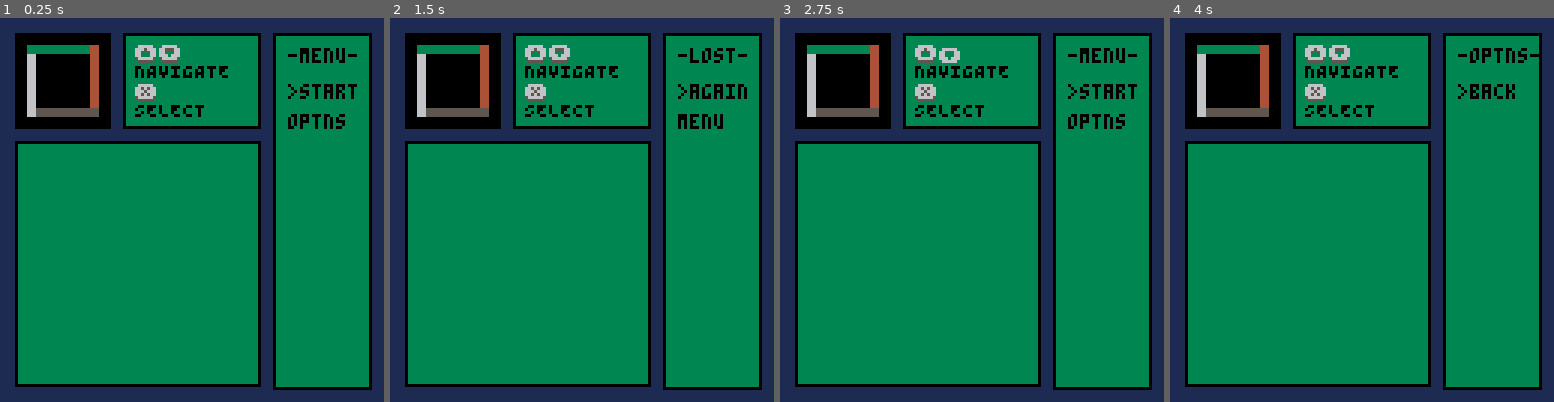
Above: before the commit, frames 1-4 (left to right).
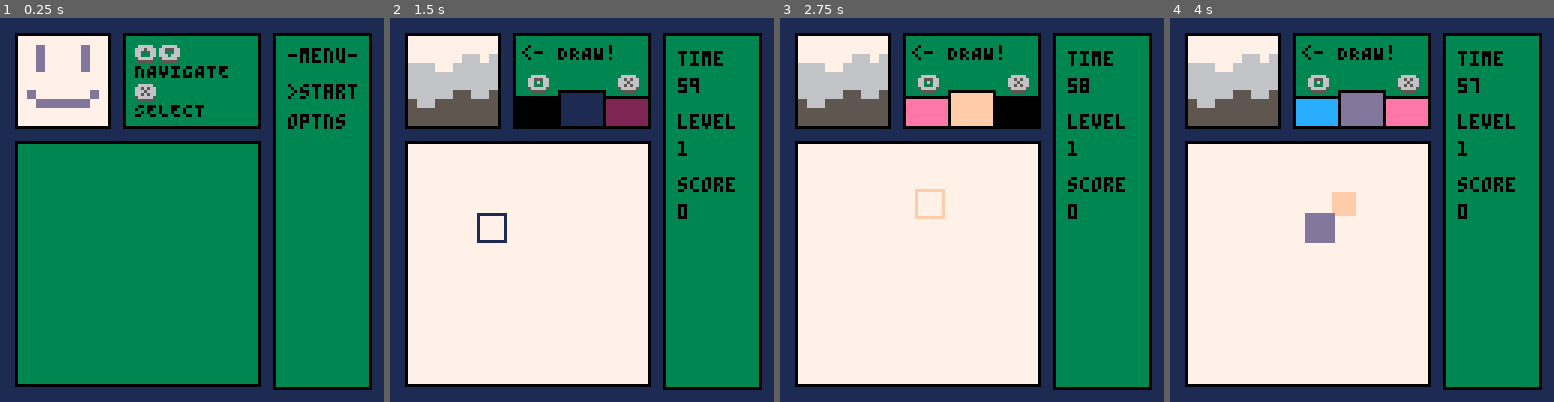
Above: after the commit, the same moments.

Repository: appellatebaton0/siege-6
Game: PICO-8 cartridge siege6.p8
The game is run twice, just before and just after one commit, with the same random seed, the same clock (stepped at 60 frames per second) and the same inputs.
Inputs:
- Up to frame 1 (0.25 s): no input
- Up to frame 2 (1.5 s): tap X (X key) at 0.33, 1.07 s; tap O (Z key) at 0.7 s
- Up to frame 3 (2.75 s): hold Right 1.6-2.1 s; tap O (Z key) at 1.7, 2.1, 2.5 s; tap X (X key) at 1.85 s; hold Up 2.15-2.42 s; hold Right from 2.47 s (still down)
- Up to frame 4 (4 s): tap O (Z key) at 2.9, 3.3, 3.7 s; tap X (X key) at 2.97 s; release Right at 3.03 s; hold Left 3.08-3.58 s; hold Down 3.63-3.97 s

The runs differ from the first frame. In frame 1, 5.5% of the frame differs, in the area x 4-29%, y 4-29%; in frame 2, 49%; in frame 3, 50%; in frame 4, 50%, in the area x 4-97%, y 4-96%.

Commit message:
v0.17 - Drawings
Imported 7 drawings I made in a separate program - time spent making that program not tracked because I tracked it for Dummies.

Diff:
--- a/siege6.lua
+++ b/siege6.lua
@@ -29,7 +29,7 @@
     draw_time = 0.0,
 
     // A table of all the time values for each level. Lookup table of the log function time = 30 - log10(i)
-    time_table = {0,55,53,51,50,48,47,46,46,45,44,44,43,43 …(257 unchanged characters)…
+    time_table = {60,55,53,51,50,48,47,46,46,45,44,44,43,43 …(257 unchanged characters)…
 
     _init=function (this)
         this.in_menu = true
@@ -116,29 +116,90 @@
 
     canvas_options = {
         {
-            {0,0,0,0,0,0,0,0,0,0},
-            {0,3,6,6,6,6,6,6,6,0},
-            {0,3,0,0,0,0,0,0,5,0},
-            {0,3,0,0,0,0,0,0,5,0},
-            {0,3,0,0,0,0,0,0,5,0},
-            {0,3,0,0,0,0,0,0,5,0},
-            {0,3,0,0,0,0,0,0,5,0},
-            {0,3,0,0,0,0,0,0,5,0},
-            {0,4,4,4,4,4,4,4,5,0},
-            {0,0,0,0,0,0,0,0,0,0},
-        },
-        {
-            {0,0,0,0,0,0,0,0,0,4},
-            {3,6,6,6,6,6,6,6,0,5},
-            {3,0,0,0,0,0,0,5,0,6},
-            {3,0,0,0,0,0,0,5,0,5},
-            {3,0,0,0,0,0,0,5,0,4},
-            {3,0,0,0,0,0,0,5,0,5},
-            {3,0,0,0,0,0,0,5,0,6},
-            {3,0,0,0,0,0,0,5,0,5},
-            {4,4,4,4,4,4,4,5,0,4},
-            {0,0,0,0,0,0,0,0,0,3},
-        }
+        {1,1,1,1,1,1,1,1,1,1,},
+        {1,3,1,3,3,3,3,3,3,1,},
+        {1,3,1,3,1,1,1,1,3,1,},
+        {1,3,1,3,1,3,3,1,3,1,},
+        {1,3,1,3,1,1,3,1,3,1,},
+        {1,3,1,3,1,1,3,1,3,1,},
+        {1,3,1,3,3,3,3,1,3,1,},
+        {1,3,1,1,1,1,1,1,3,1,},
+        {1,3,3,3,3,3,3,3,3,1,},
+        {1,1,1,1,1,1,1,1,1,1,},
+        },
+        {
+        {12,7,7,12,12,12,12,12,12,7,},
+        {12,7,7,12,12,12,12,12,7,7,},
+        {12,12,7,12,12,12,12,12,7,7,},
+        {12,12,12,12,12,12,12,12,7,7,},
+        {12,12,12,12,12,7,12,12,12,7,},
+        {12,12,12,12,7,7,12,12,12,12,},
+        {12,12,12,12,7,7,12,12,12,12,},
+        {7,12,12,12,7,7,12,12,12,12,},
+        {7,12,12,12,12,7,12,12,7,12,},
+        {12,12,12,12,12,12,12,12,7,12,},
+        },
+        {
+        {7,7,7,6,6,6,6,5,5,5,},
+        {7,7,7,6,6,6,6,6,5,5,},
+        {7,7,7,6,6,6,6,6,5,5,},
+        {7,7,7,7,6,6,6,5,5,5,},
+        {7,7,7,7,6,6,6,5,5,5,},
+        {7,7,7,6,6,6,5,5,5,5,},
+        {7,7,6,6,6,6,5,5,5,5,},
+        {7,7,6,6,6,6,6,5,5,5,},
+        {7,7,7,6,6,6,6,5,5,5,},
+        {7,7,6,6,6,6,5,5,5,5,},
+        },
+        {
+        {7,7,7,7,7,7,7,7,7,7,},
+        {7,7,7,7,7,7,13,7,7,7,},
+        {7,13,13,13,7,7,7,13,7,7,},
+        {7,7,7,7,7,7,7,13,7,7,},
+        {7,7,7,7,7,7,7,13,7,7,},
+        {7,7,7,7,7,7,7,13,7,7,},
+        {7,7,7,7,7,7,7,13,7,7,},
+        {7,13,13,13,7,7,7,13,7,7,},
+        {7,7,7,7,7,7,13,7,7,7,},
+        {7,7,7,7,7,7,7,7,7,7,},
+        },
+        {
+        {7,7,7,7,7,7,7,7,7,7,},
+        {7,7,7,7,7,7,7,7,7,7,},
+        {7,7,7,7,7,7,7,9,4,4,},
+        {7,7,7,7,7,2,7,9,7,7,},
+        {7,14,7,11,3,2,2,9,7,7,},
+        {14,10,14,11,7,2,2,9,7,7,},
+        {7,14,7,7,7,2,7,9,7,7,},
+        {7,7,7,7,7,7,7,9,9,4,},
+        {7,7,7,7,7,7,7,7,7,7,},
+        {7,7,7,7,7,7,7,7,7,7,},
+        },
+        {
+        {15,15,15,15,15,15,8,15,8,15,},
+        {8,8,8,8,8,8,8,15,8,15,},
+        {15,15,15,15,15,15,15,15,8,15,},
+        {8,8,8,8,8,8,8,8,8,15,},
+        {15,15,15,15,15,15,15,15,8,15,},
+        {8,8,8,8,8,8,8,15,8,15,},
+        {15,15,15,15,15,15,8,15,8,15,},
+        {8,8,8,8,8,15,8,15,8,15,},
+        {15,15,15,15,8,15,8,15,8,15,},
+        {15,15,15,15,8,15,8,15,8,15,},
+        },
+        {
+        {5,5,5,5,5,5,5,5,5,5,},
+        {5,5,5,5,5,13,13,5,5,5,},
+        {5,5,5,5,5,5,13,5,5,5,},
+        {5,5,6,7,6,13,13,13,13,13,},
+        {5,5,6,6,6,13,1,13,13,5,},
+        {5,5,6,7,6,13,13,1,13,5,},
+        {5,9,6,6,6,13,13,13,13,13,},
+        {5,5,6,6,5,5,13,5,5,5,},
+        {5,5,5,5,5,5,13,13,5,5,},
+        {5,5,5,5,5,5,5,5,5,5,},
+        },
+
     },
 
 }
